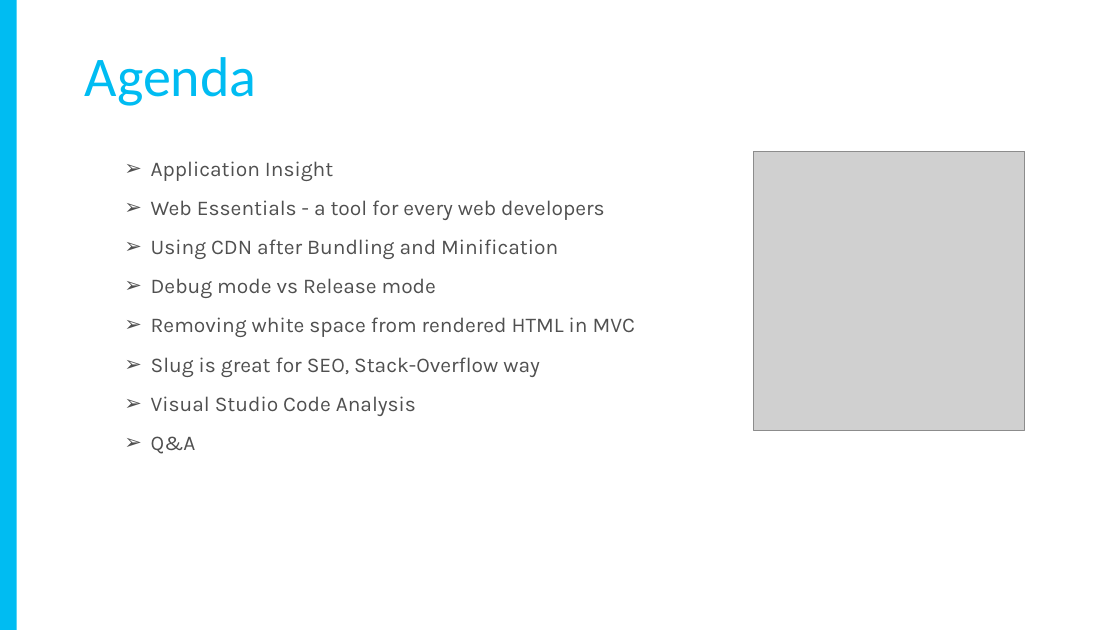
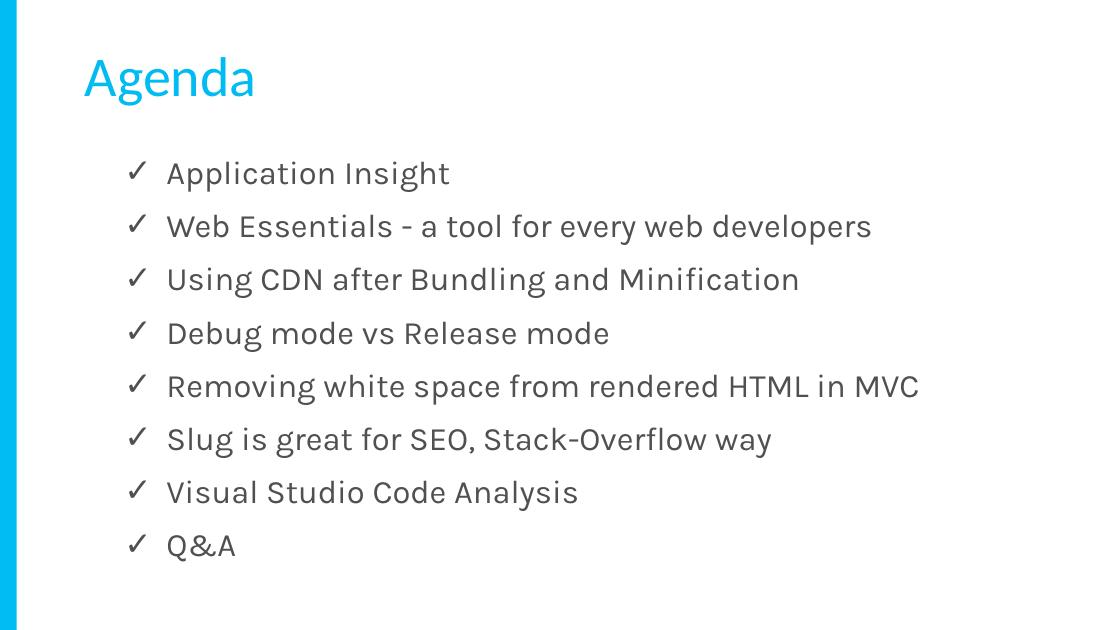
Before and after one commit to yadavavijay/tips-tricks, a slide deck: slide 2 of EmptyProject/Slides.pptx. Drawn at 1120x630 pixels with LibreOffice and Linux fonts; fonts in the diff are those of the drawing; grey boxes stand for pictures. Boxes give left, top, right and bottom in pixels: in the first picture for what was removed or moved away, otherwise in the second. Text is boxed around its words. In the diff, an @@ line names an element or a change of style, - is before the commit and + after.

```diff
--- a/EmptyProject/Slides.pptx
+++ b/EmptyProject/Slides.pptx
@@ text "Application Insight" at [166, 161, 920, 562]: size 18 to 28 pt; bullet ➢ to ✓ @@
@@ picture removed at [754, 151, 1025, 430] @@
```
Also in this commit, not shown: 7 other slides changed, 4 slides added, 1 slide removed.
